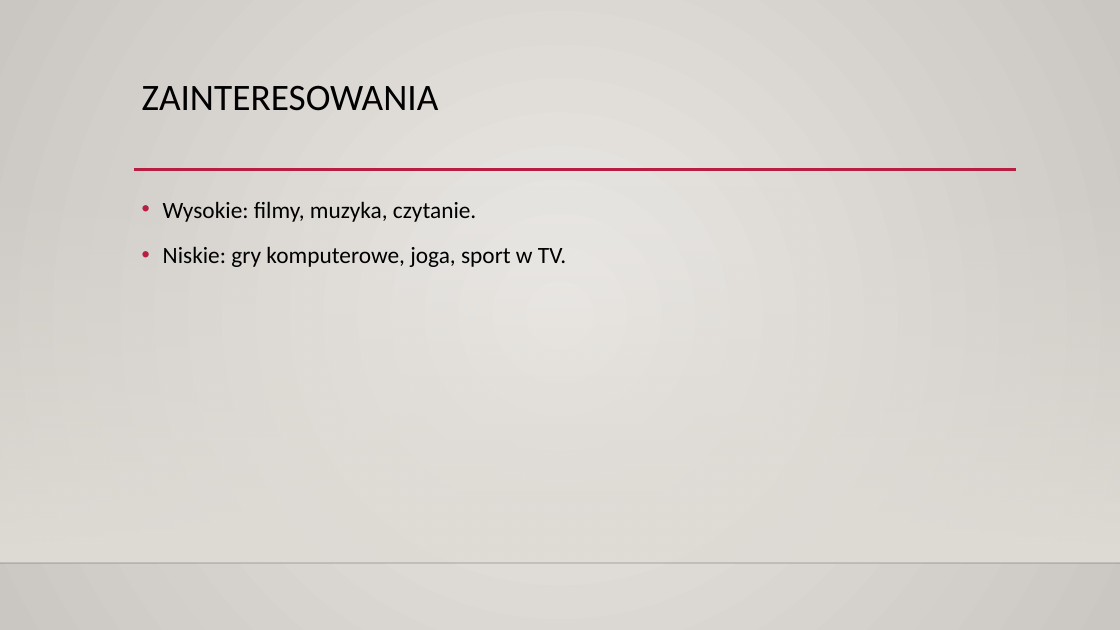
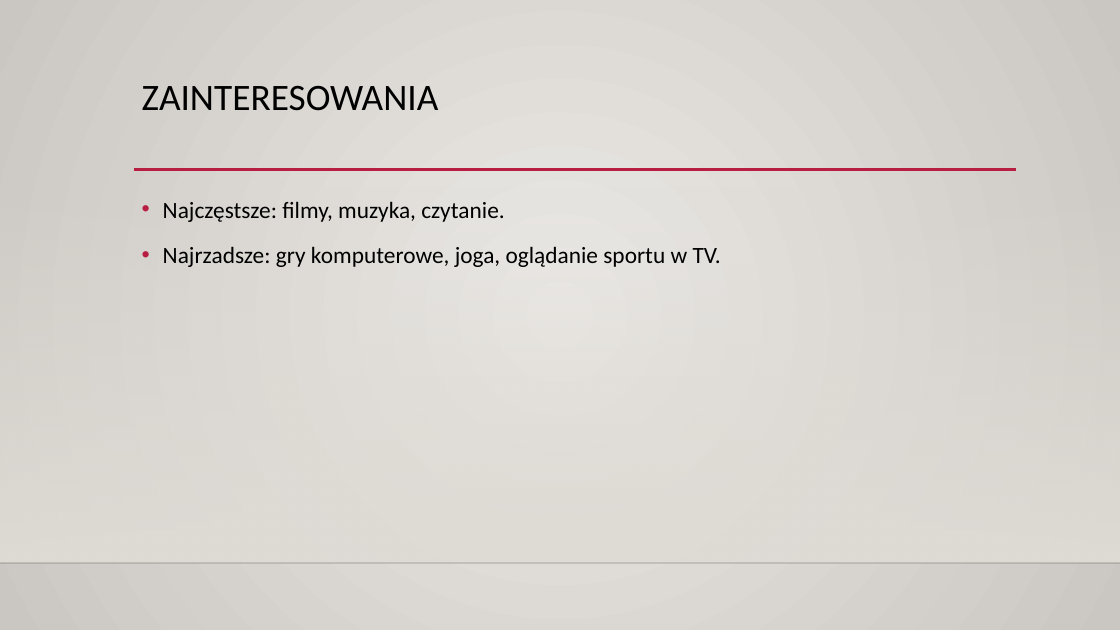
Before and after one commit to JakubBron/ed, a slide deck: slide 11 of Prezentacja.pptx (slide 10 before the commit). Drawn at 1120x630 pixels with LibreOffice and Linux fonts; fonts in the diff are those of the drawing; background and template pictures are left out. Boxes give left, top, right and bottom in pixels: in the first picture for what was removed or moved away, otherwise in the second. Text is boxed around its words. In the diff, an @@ line names an element or a change of style, - is before the commit and + after.

```diff
--- a/Prezentacja.pptx
+++ b/Prezentacja.pptx
@@ text at [163,201,721,267]: text changed @@
-• Wysokie: filmy, muzyka, czytanie.
-• Niskie: gry komputerowe, joga, sport w TV.
+• Najczęstsze: filmy, muzyka, czytanie.
+• Najrzadsze: gry komputerowe, joga, oglądanie sportu w TV.
```
Also in this commit, not shown: 3 other slides changed, 2 slides added, 3 other files.
